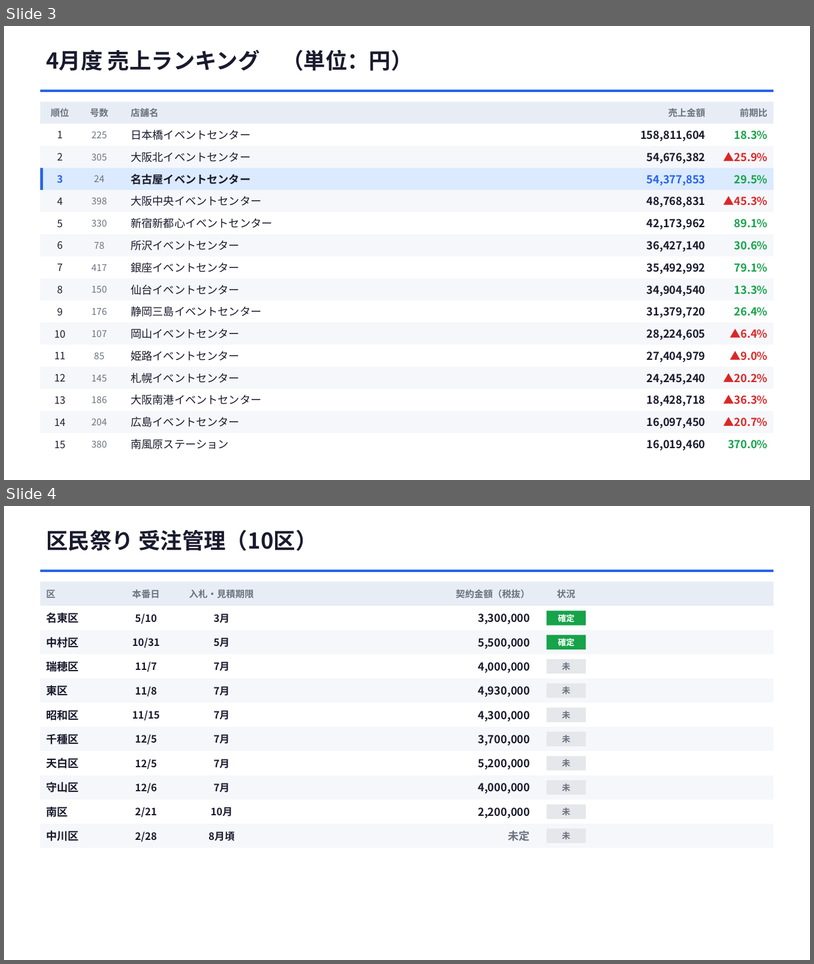
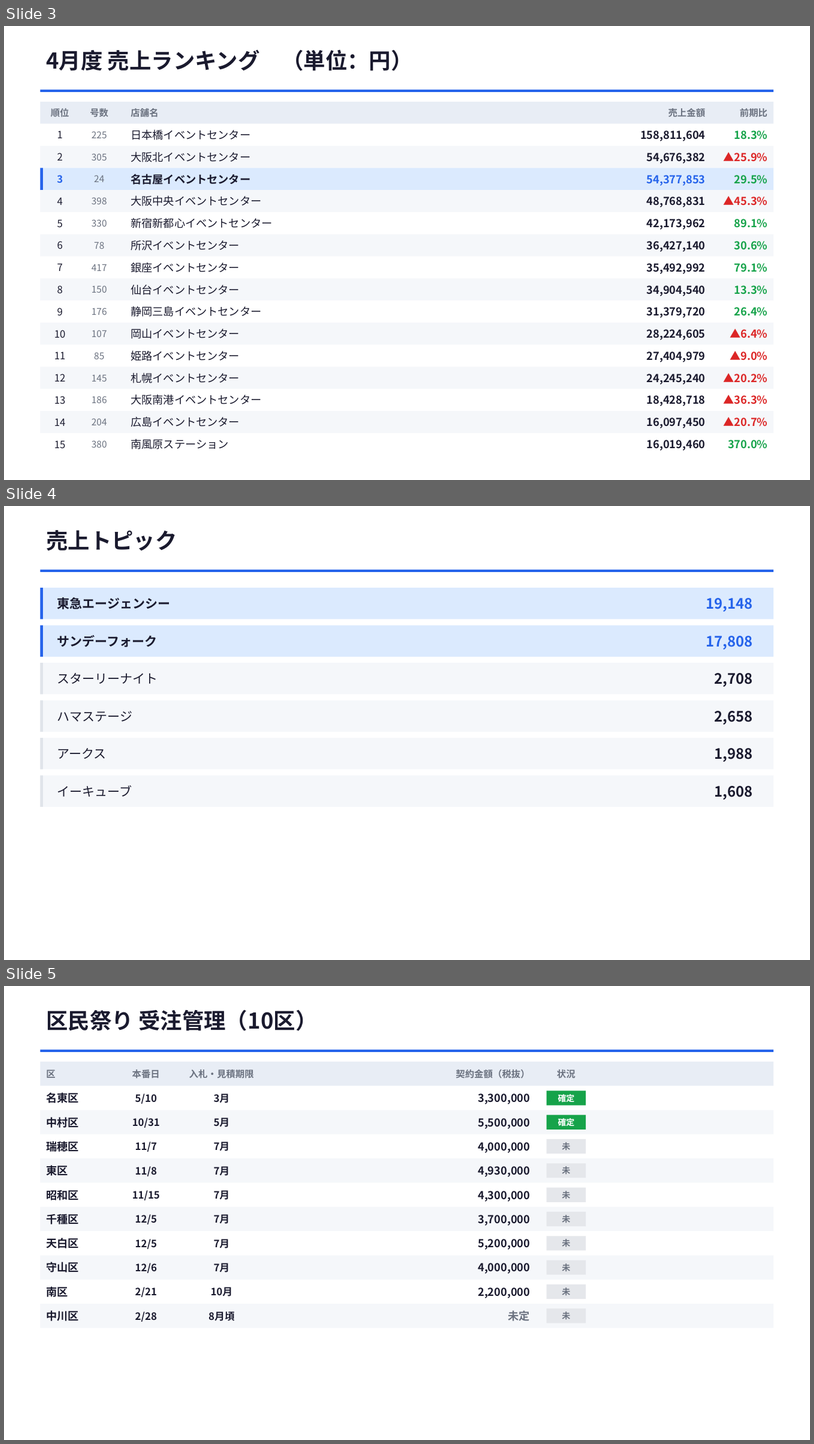
Before and after one commit to horihorihorihorichiz/-, a slide deck: slides/exports/sales-meeting.pptx. Shown one above the other, each under a label of ours: slides 3 and 4 before the commit, slides 3, 4 and 5 after it. The pictures are 814x964 and 814x1444 pixels, drawn with LibreOffice and Linux fonts; fonts in the diff are those of the drawing. Boxes give left, top, right and bottom in pixels: in the first picture for what was removed or moved away, otherwise in the second. Text is boxed around its words. In the diff, an @@ line names an element or a change of style, - is before the commit and + after.

```diff
--- a/slides/exports/sales-meeting.pptx
+++ b/slides/exports/sales-meeting.pptx
@@ slide 4 added at <box>4,506,810,960</box>, background #FFFFFF @@
@@ text added at <box>46,530,177,551</box>, 26 pt, text #1A1A2E, bold @@
+売上トピック
@@ rectangle added at <box>40,570,774,572</box>, fill #2563EB @@
@@ rectangle added at <box>40,588,774,619</box>, fill #DBEAFE @@
@@ rectangle added at <box>40,588,43,619</box>, fill #2563EB @@
@@ text added at <box>57,597,170,609</box>, 15 pt, text #1A1A2E, bold @@
+東急エージェンシー
@@ text added at <box>707,598,753,612</box>, 17 pt, text #2563EB, bold @@
+19,148
@@ rectangle added at <box>40,625,774,657</box>, fill #DBEAFE @@
@@ rectangle added at <box>40,625,43,657</box>, fill #2563EB @@
@@ text added at <box>57,635,157,647</box>, 15 pt, text #1A1A2E, bold @@
+サンデーフォーク
@@ text added at <box>707,636,753,649</box>, 17 pt, text #2563EB, bold @@
+17,808
@@ rectangle added at <box>40,663,774,694</box>, fill #F5F7FA @@
@@ rectangle added at <box>40,663,43,694</box>, fill #E0E4EA @@
@@ text added at <box>57,673,158,684</box>, 15 pt, text #1A1A2E @@
+スターリーナイト
@@ text added at <box>715,673,753,687</box>, 17 pt, text #1A1A2E, bold @@
+2,708
@@ rectangle added at <box>40,700,774,732</box>, fill #F5F7FA @@
@@ rectangle added at <box>40,700,43,732</box>, fill #E0E4EA @@
@@ text added at <box>57,711,132,721</box>, 15 pt, text #1A1A2E @@
+ハマステージ
@@ text added at <box>715,711,753,724</box>, 17 pt, text #1A1A2E, bold @@
+2,658
@@ rectangle added at <box>40,738,774,769</box>, fill #F5F7FA @@
@@ rectangle added at <box>40,738,43,769</box>, fill #E0E4EA @@
@@ text added at <box>57,748,106,759</box>, 15 pt, text #1A1A2E @@
+アークス
@@ text added at <box>715,748,753,762</box>, 17 pt, text #1A1A2E, bold @@
+1,988
@@ rectangle added at <box>40,775,774,807</box>, fill #F5F7FA @@
@@ rectangle added at <box>40,775,43,807</box>, fill #E0E4EA @@
@@ text added at <box>57,785,132,796</box>, 15 pt, text #1A1A2E @@
+イーキューブ
@@ text added at <box>715,786,753,799</box>, 17 pt, text #1A1A2E, bold @@
+1,608
@@ what was slide 4 is now slide 5 @@
```
Also in this commit, not shown: 2 other files.
